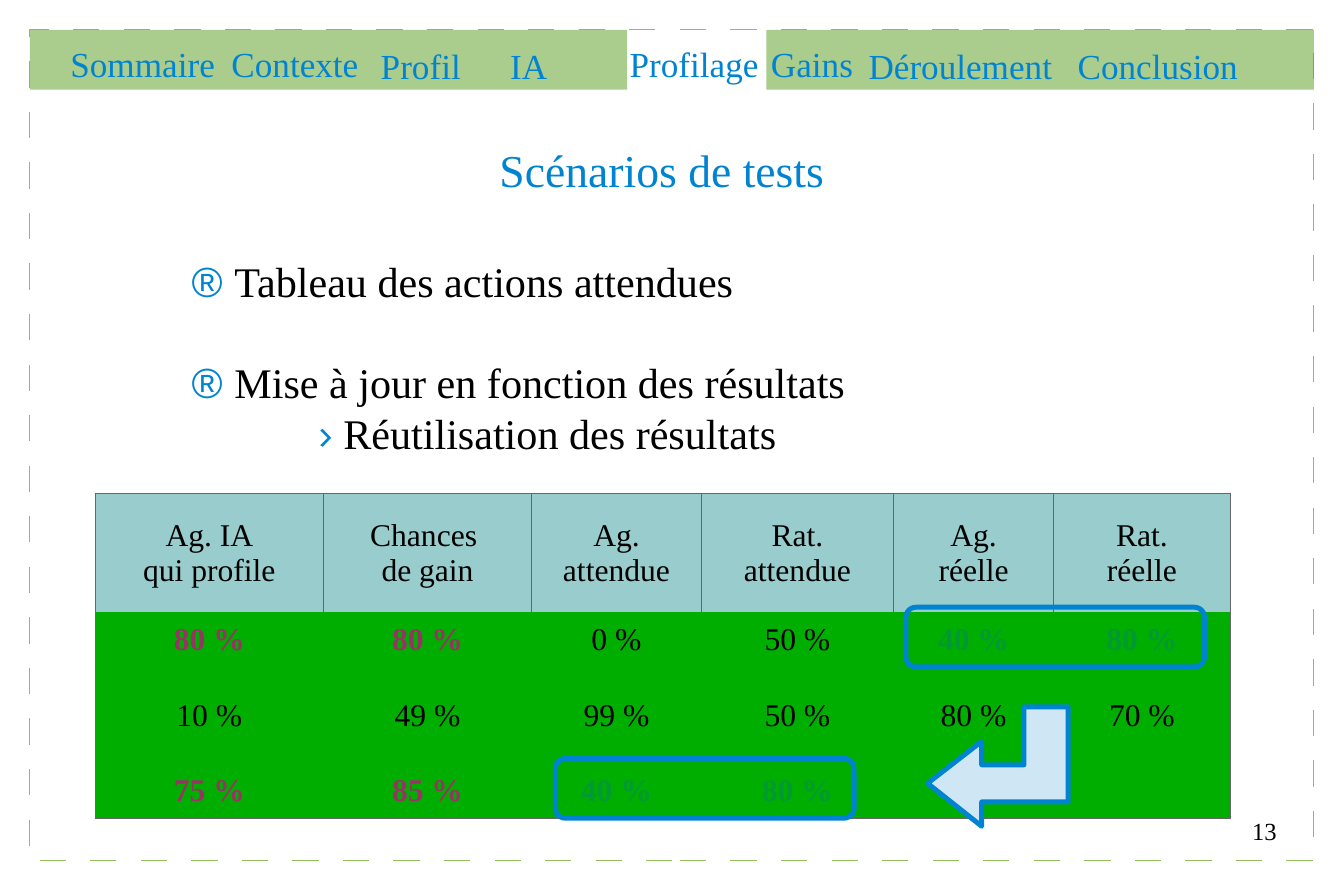
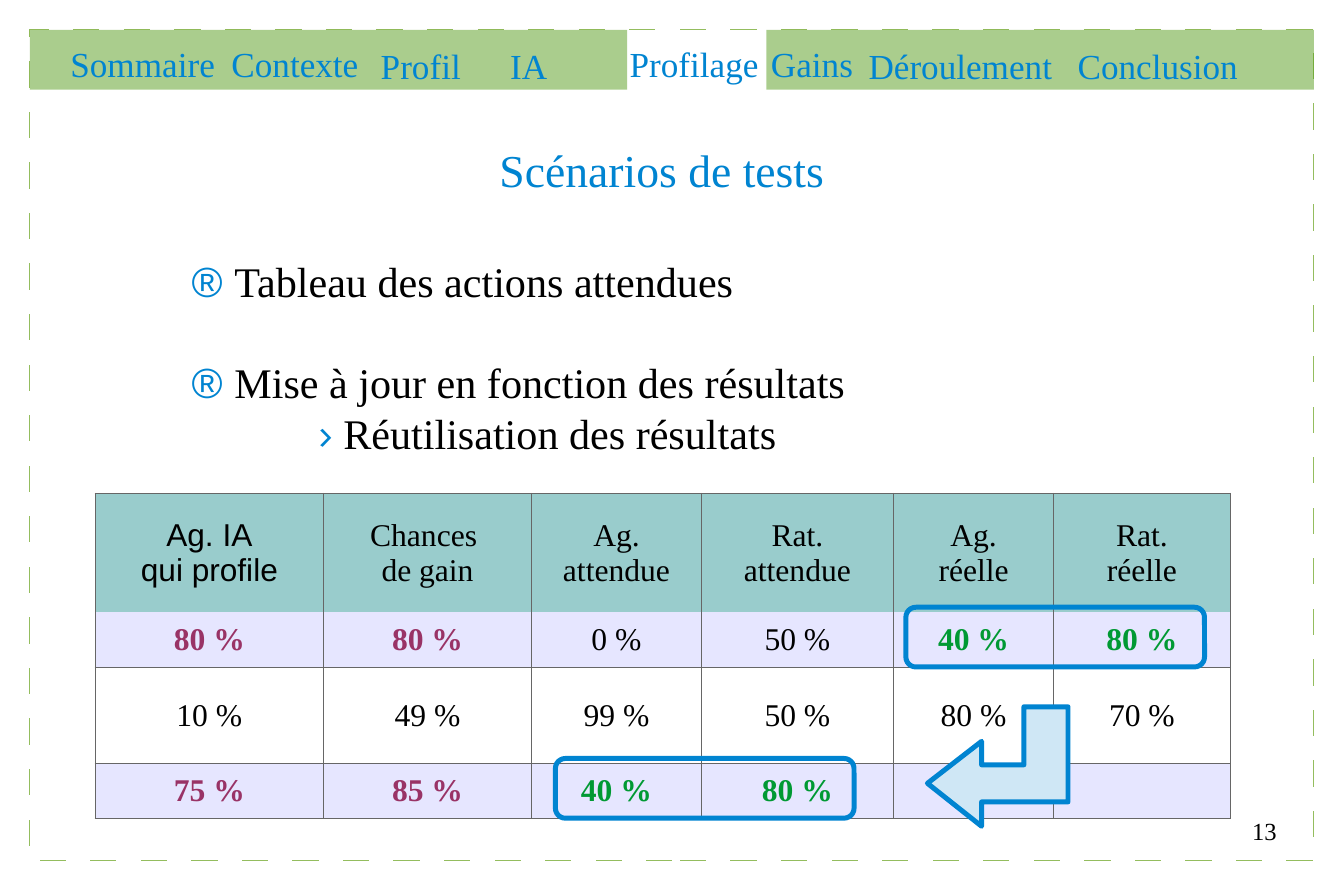
Before and after one commit to Gouga34/TERM1_Poker, a slide deck: slide 13 of Soutenance/presentation.odp. Drawn at 1344x896 pixels with LibreOffice and Linux fonts; fonts in the diff are those of the drawing. Boxes give left, top, right and bottom in pixels: in the first picture for what was removed or moved away, otherwise in the second. Text is boxed around its words. In the diff, an @@ line names an element or a change of style, - is before the commit and + after.

```diff
--- a/Soutenance/presentation.odp
+++ b/Soutenance/presentation.odp
@@ table at (95, 493, 1230, 818) @@
@@ fill #00AE00 to #E6E6FF in 12 cells @@
@@ fill #00AE00 to #FFFFFF in row 3 @@
@@ font Times New Roman to Arial in "Ag. IA", "qui profile" @@
@@ freeform shape at (928, 707, 1068, 826): outline redrawn @@
```
Also in this commit, not shown: 3 other slides changed.
